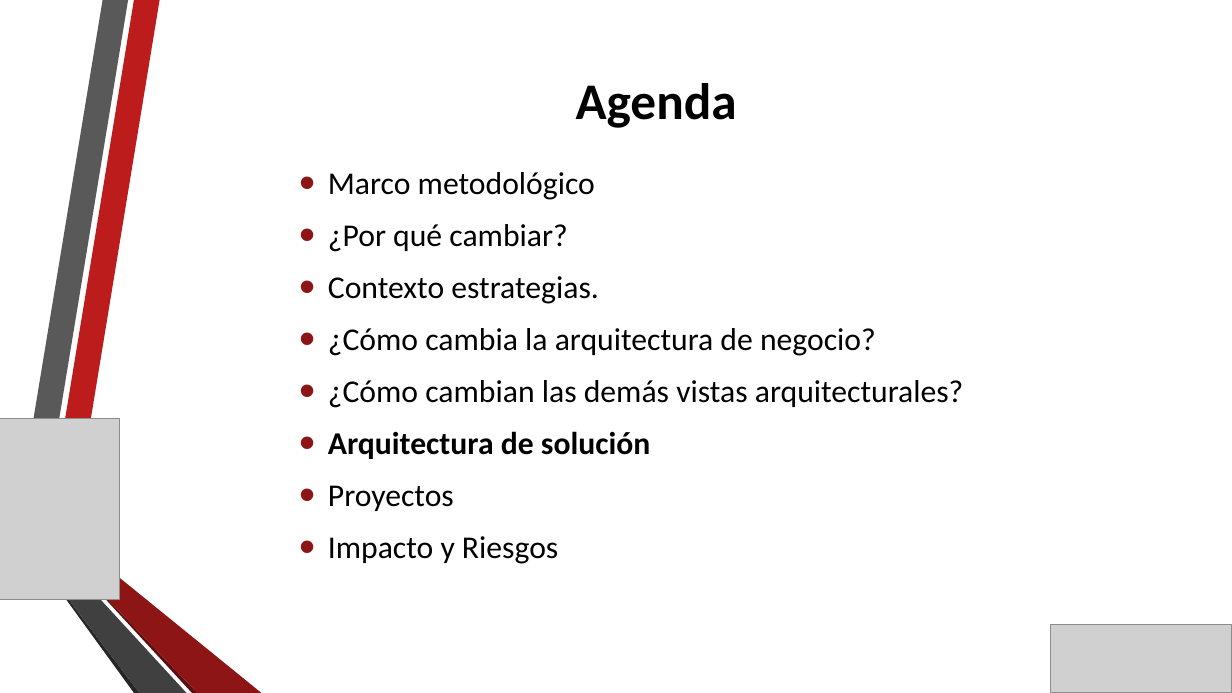
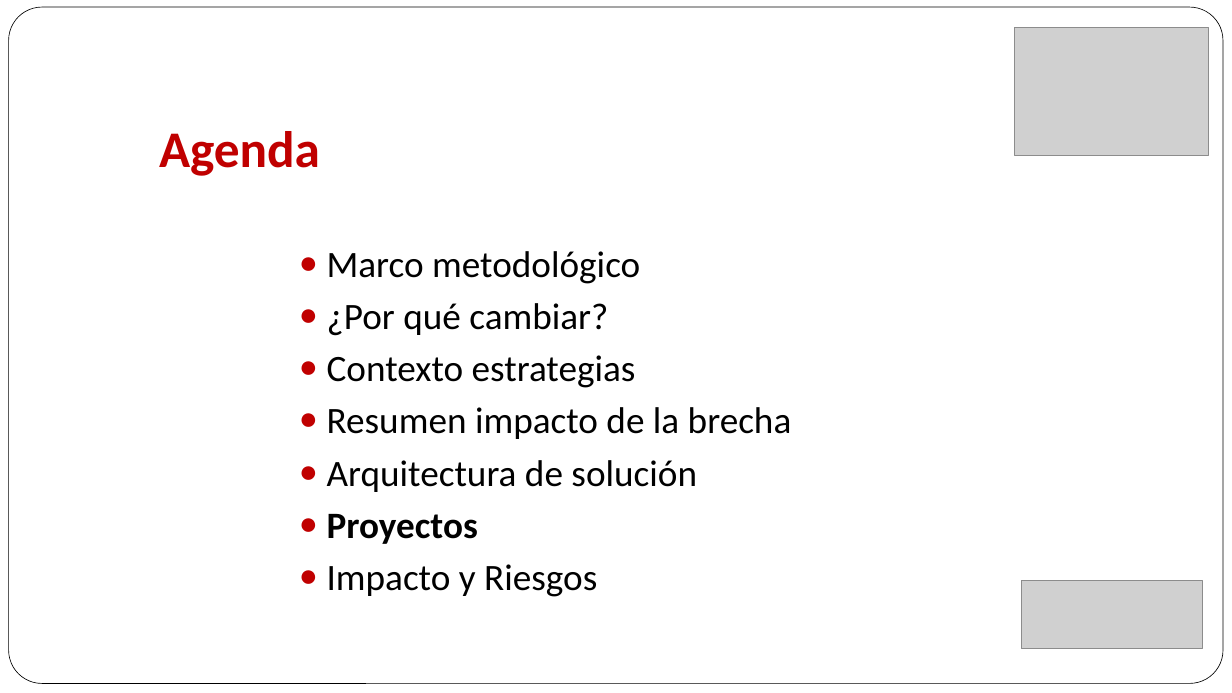
Before and after one commit to gaudisolutions/ecos, a slide deck: slide 14 of Proyecto I/Presentación/Arquitectura Objetivo MPLA.pptx (slide 19 before the commit). Drawn at 1232x693 pixels with LibreOffice and Linux fonts; fonts in the diff are those of the drawing; grey boxes stand for pictures; background and template pictures are left out. Boxes give left, top, right and bottom in pixels: in the first picture for what was removed or moved away, otherwise in the second. Text is boxed around its words. In the diff, an @@ line names an element or a change of style, - is before the commit and + after.

```diff
--- a/Proyecto I/Presentación/Arquitectura Objetivo MPLA.pptx
+++ b/Proyecto I/Presentación/Arquitectura Objetivo MPLA.pptx
@@ rounded rectangle added at (8, 7, 1223, 684), fill #FFFFFF, outline #000000 0.5 pt @@
@@ title "Agenda" at (159, 131, 320, 176): text colour #000000 to #C00000; alignment centre to left; vertical alignment middle to bottom @@
@@ picture added at (1015, 27, 1209, 155) @@
@@ text "Marco metodológico" at (327, 251, 792, 597): vertical alignment middle to top @@
@@ text at (327, 251, 697, 597): size 24.6 to 29 pt in "Marco metodológico", "¿Por qué cambiar?", "Arquitectura de solución", "Proyectos" and 1 more places; bold off in "Arquitectura de solución"; bold on in "Proyectos"; bullet • to ●; less space between paragraphs; bullet colour #8D1515 to #C00000 @@
@@ text at (327, 355, 792, 439): text changed; size 24.6 to 29 pt @@
-• Contexto estrategias.
-• ¿Cómo cambia la arquitectura de negocio?
-• ¿Cómo cambian las demás vistas arquitecturales?
+● Contexto estrategias
+● Resumen impacto de la brecha
@@ picture removed at (0, 419, 119, 600) @@
@@ group removed at (15, 0, 262, 693): 6 freeform shapes @@
@@ picture: place and size @@
-picture at (1051, 625, 1232, 693)
+picture at (1021, 580, 1202, 649)
```
Also in this commit, not shown: 20 other slides changed, 4 slides added, 12 slides removed, 1 other file.
